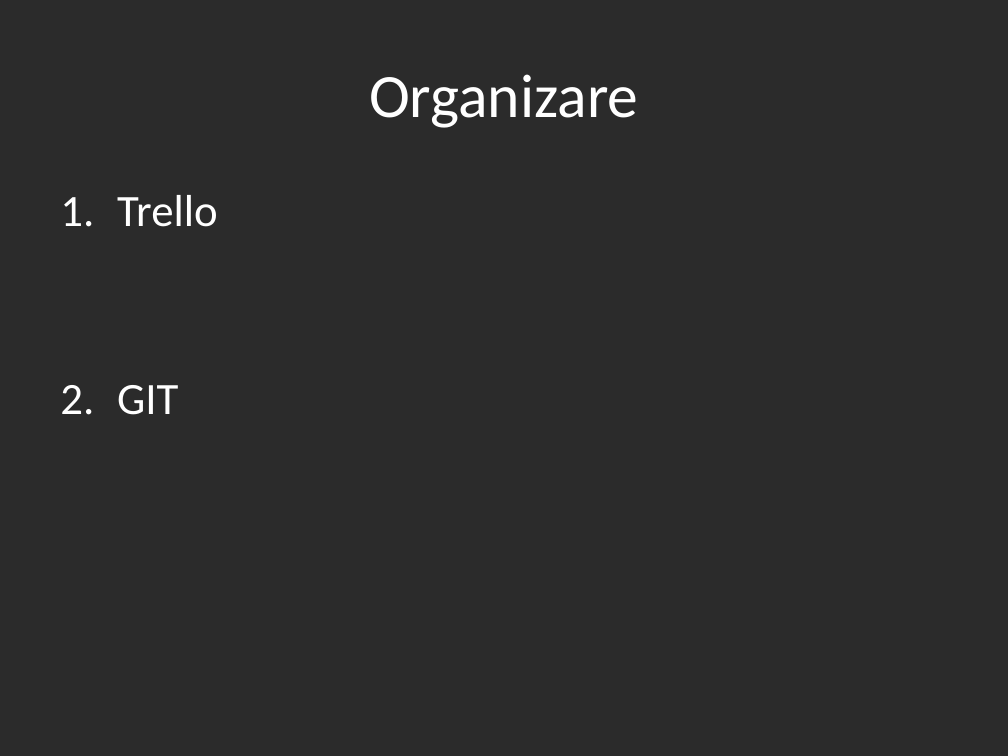
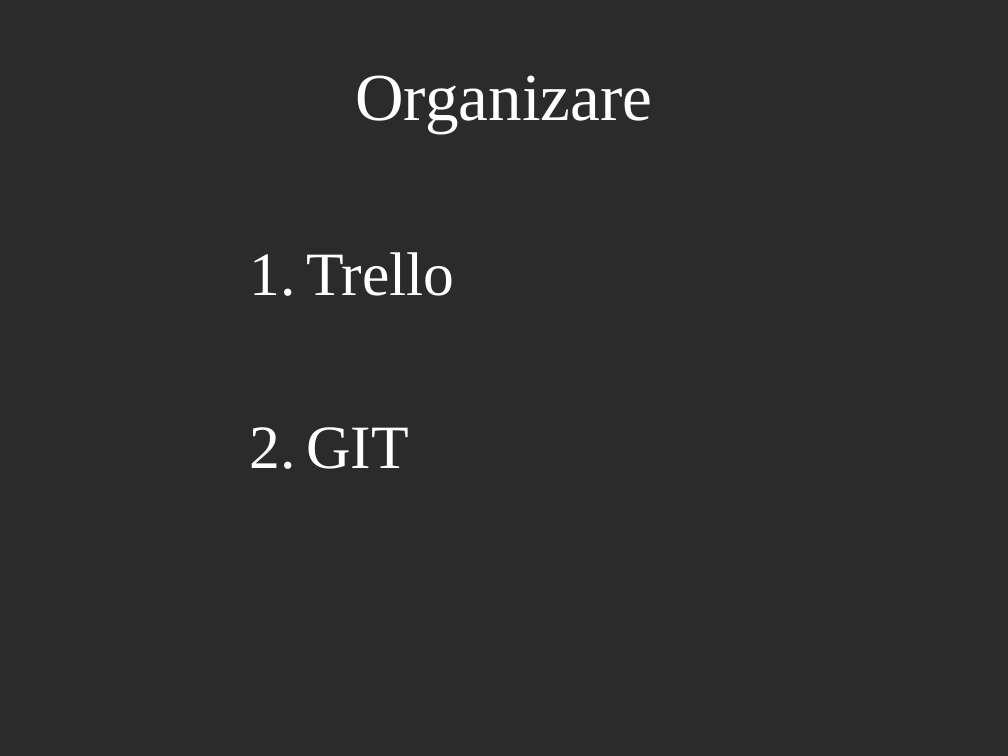
Before and after one commit to ovidiuenache/iss-project, a slide deck: slide 24 of Documentatie/Prezentare.pptx (slide 19 before the commit). Drawn at 1008x756 pixels with LibreOffice and Linux fonts; fonts in the diff are those of the drawing; background and template pictures are left out; a plain dark background stands for a picture behind light text. Boxes give left, top, right and bottom in pixels: in the first picture for what was removed or moved away, otherwise in the second. Text is boxed around its words. In the diff, an @@ line names an element or a change of style, - is before the commit and + after.

```diff
--- a/Documentatie/Prezentare.pptx
+++ b/Documentatie/Prezentare.pptx
@@ title "Organizare" at [355, 75, 652, 132]: size 44 to 48 pt, font Calibri to Times New Roman @@
@@ text "Trello" at [306, 252, 454, 469]: size 32 to 44 pt, font Calibri to Times New Roman; list level 1 to 5 in "Trello"; list level 1 to 5 in "GIT" @@
```
Also in this commit, not shown: 27 other slides changed, 8 slides added, 1 slide removed, 2 other files.
